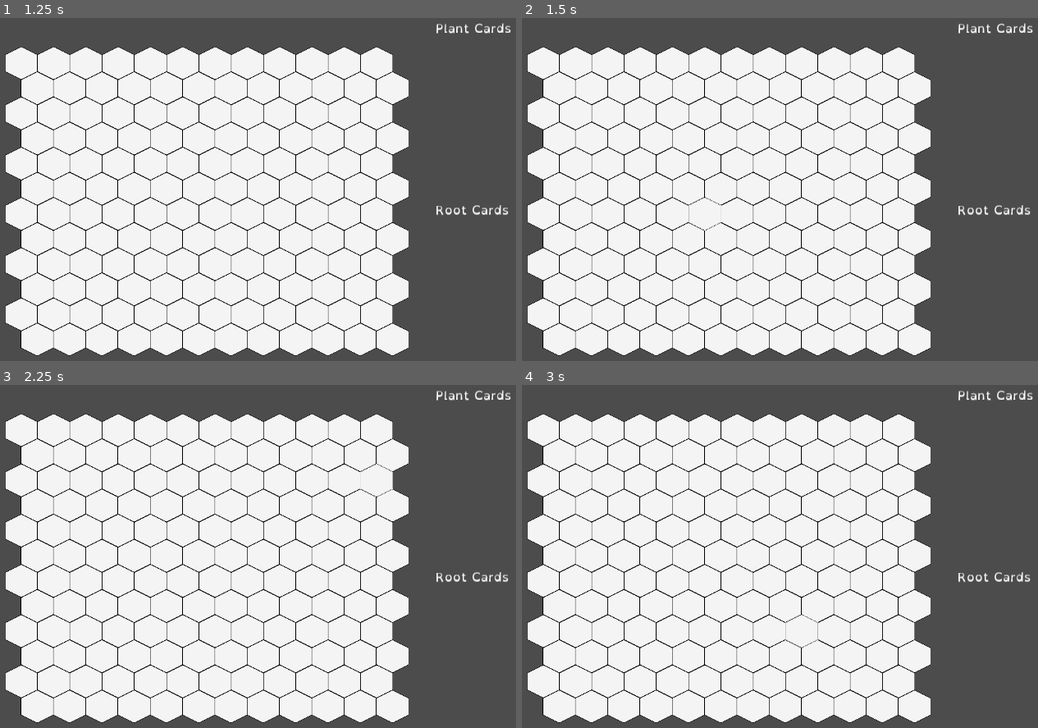
Above: before the commit, frames 1-4 (two rows, left to right).
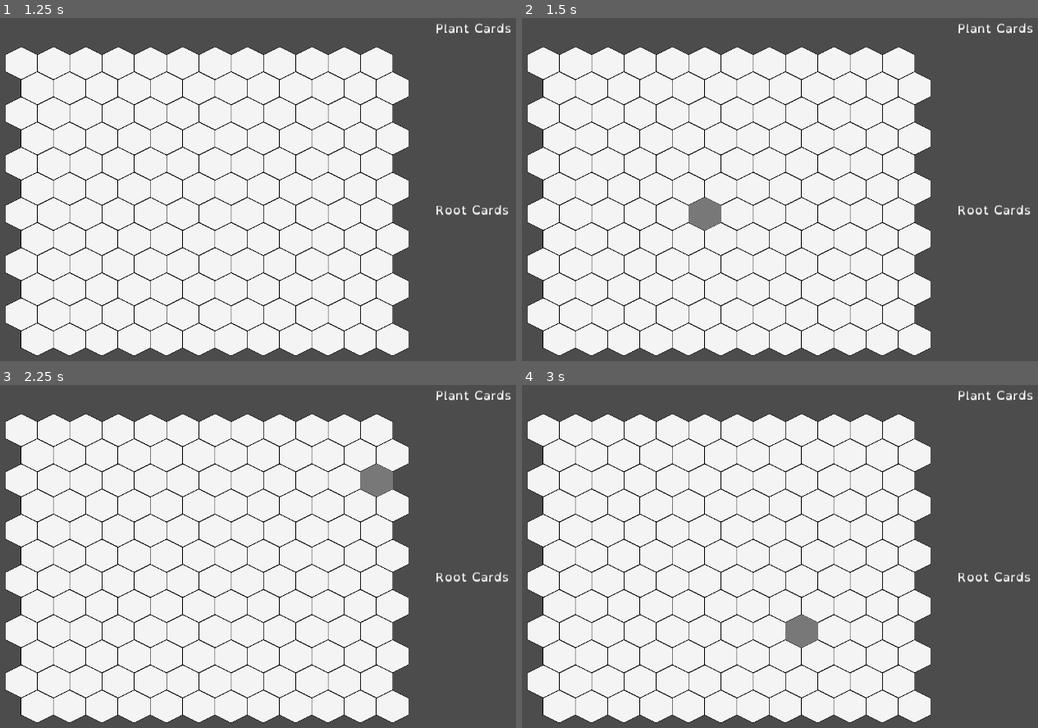
Above: after the commit, the same moments.

Repository: gruebite/GGJ23
Game: Godot game, scene res://Screens/Game/Game.tscn
The game is run twice, just before and just after one commit, with the same random seed, the same clock (stepped at 60 frames per second) and the same inputs.
Inputs (mouse positions are in pixels of both pictures, inside the frame that each line leads up to):
- Up to frame 1 (1.25 s): tap Enter at 0.5 s; move the mouse to (459, 179) at 0.52 s
- Up to frame 2 (1.5 s): tap Space at 1.25 s; move the mouse to (707, 216) at 1.27 s
- Up to frame 3 (2.25 s): tap Enter at 2 s; move the mouse to (381, 484) at 2.02 s
- Up to frame 4 (3 s): tap Space at 2.75 s; move the mouse to (805, 638) at 2.77 s

Frame 1 is identical in both runs. In frame 2, 0.5% of the frame differs, in the area x 32-39%, y 52-62%; in frame 3, 0.5%; in frame 4, 0.5%.

Commit message:
Add fill tile to tileset.

Diff:
--- a/Screens/Game/Game.gd
+++ b/Screens/Game/Game.gd
@@ -16,4 +16,4 @@
 	var mouse_hex := GLOBAL.pixel_hex_layout.pixel_to_hex(Vector3(mouse_pos.x, mouse_pos.y, 0))
 	if GLOBAL.board_hex_set.has(mouse_hex):
 		var offset := Hex.to_offset(mouse_hex)
-		hl.set_cell(offset.x, offset.y, 0)
+		hl.set_cell(offset.x, offset.y, 2)
--- a/Screens/Game/Game.tscn
+++ b/Screens/Game/Game.tscn
@@ -16,7 +16,20 @@
 cell_half_offset = 0
 format = 1
 
+[node name="Roots" type="TileMap" parent="Grids"]
+tile_set = ExtResource( 2 )
+cell_size = Vector2( 63, 49 )
+cell_half_offset = 0
+format = 1
+
+[node name="Plants" type="TileMap" parent="Grids"]
+tile_set = ExtResource( 2 )
+cell_size = Vector2( 63, 49 )
+cell_half_offset = 0
+format = 1
+
 [node name="Highlight" type="TileMap" parent="Grids"]
+modulate = Color( 0.47451, 0.47451, 0.47451, 1 )
 tile_set = ExtResource( 2 )
 cell_size = Vector2( 63, 49 )
 cell_half_offset = 0
--- a/Screens/Game/TileSet.tres
+++ b/Screens/Game/TileSet.tres
@@ -1,7 +1,8 @@
-[gd_resource type="TileSet" load_steps=3 format=2]
+[gd_resource type="TileSet" load_steps=4 format=2]
 
 [ext_resource path="res://Assets/Textures/HexagonLine.png" type="Texture" id=1]
 [ext_resource path="res://Assets/Textures/HexagonOutline.png" type="Texture" id=2]
+[ext_resource path="res://Assets/Textures/HexagonFill.png" type="Texture" id=3]
 
 [resource]
 0/name = "HexagonLine.png 0"
@@ -32,3 +33,17 @@
 1/shape_one_way_margin = 0.0
 1/shapes = [  ]
 1/z_index = 0
+2/name = "HexagonFill.png 2"
+2/texture = ExtResource( 3 )
+2/tex_offset = Vector2( 0, 0 )
+2/modulate = Color( 1, 1, 1, 1 )
+2/region = Rect2( 0, 0, 64, 64 )
+2/tile_mode = 0
+2/occluder_offset = Vector2( 0, 0 )
+2/navigation_offset = Vector2( 0, 0 )
+2/shape_offset = Vector2( 0, 0 )
+2/shape_transform = Transform2D( 1, 0, 0, 1, 0, 0 )
+2/shape_one_way = false
+2/shape_one_way_margin = 0.0
+2/shapes = [  ]
+2/z_index = 0
